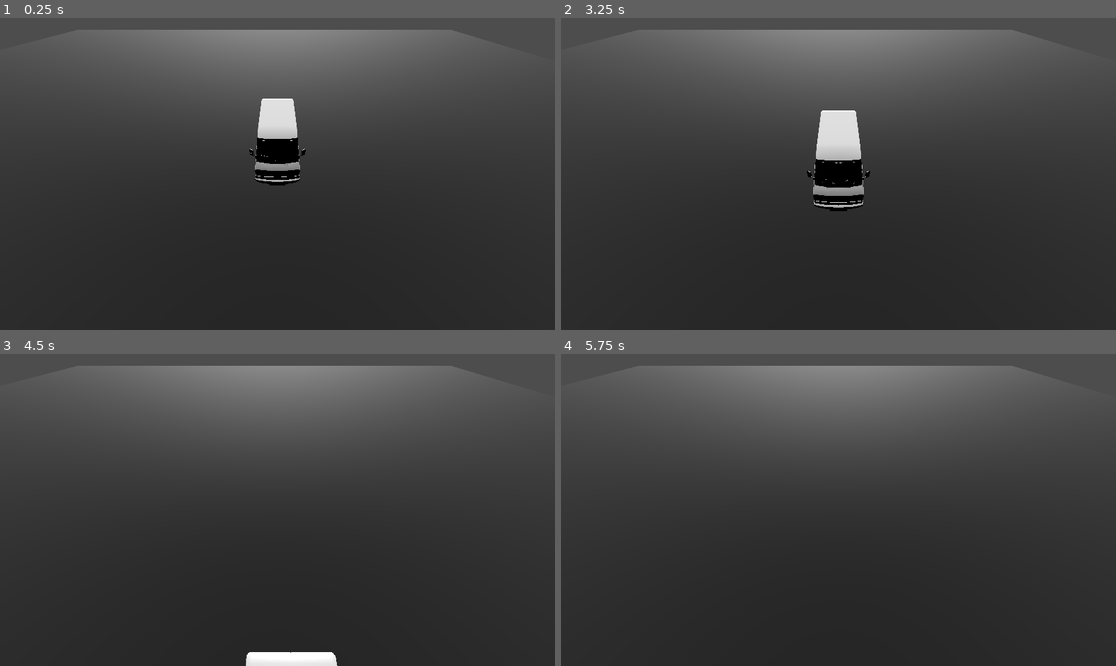
Above: before the commit, frames 1-4 (two rows, left to right).
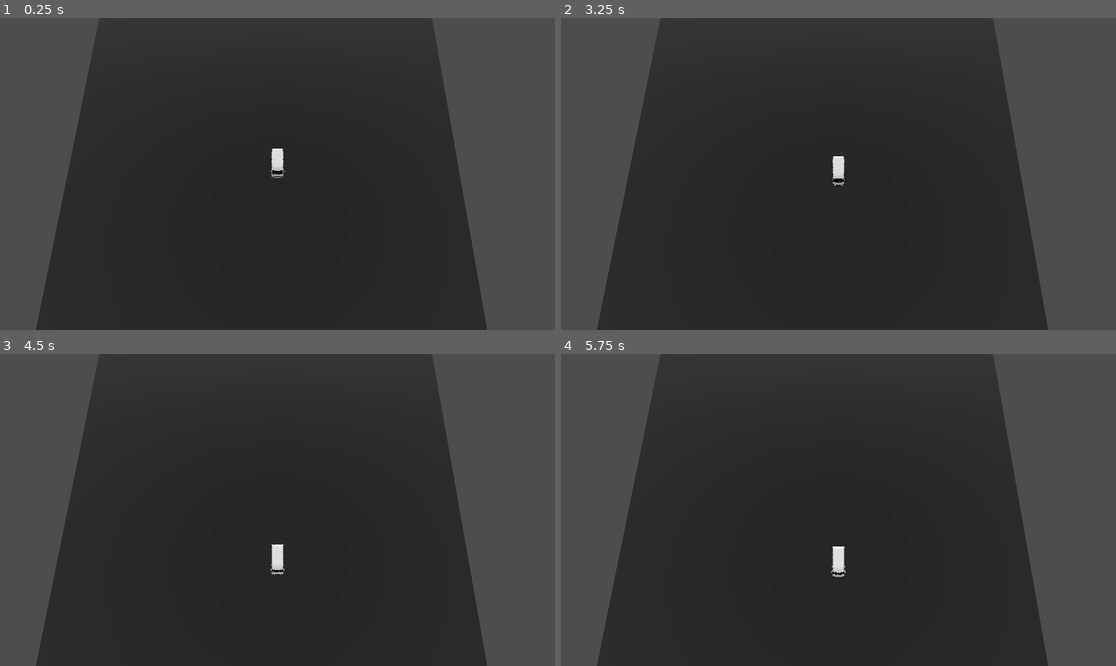
Above: after the commit, the same moments.

Repository: lokasc/SpeedDating
Game: Godot game, scene res://main.tscn
The game is run twice, just before and just after one commit, with the same random seed, the same clock (stepped at 60 frames per second) and the same inputs.
Inputs:
- Up to frame 1 (0.25 s): no input
- Up to frame 2 (3.25 s): tap Enter at 0.5, 2 s; hold D (right) 0.53-1.28 s; hold Space (drift) 0.53-1.28 s; hold A (left) 1.28-2.03 s; tap S (break) at 1.35 s; tap Space (drift) at 1.55, 2.85 s; hold D (right) 2.03-2.78 s; hold Space (drift) 2.03-2.78 s; hold W (accelerate) from 2.78 s (still down)
- Up to frame 3 (4.5 s): release W (accelerate) at 3.53 s; hold S (break) 3.53-4.28 s; hold A (left) from 3.53 s (still down); tap Space (drift) at 3.8, 4.35 s
- Up to frame 4 (5.75 s): keep holding A (left); hold Space (drift) from 5.03 s (still down)

The runs differ from the first frame. In frame 1, 33% of the frame differs, in the area x 0-100%, y 2-100%; in frame 2, 33%; in frame 3, 32%; in frame 4, 32%.

Commit message:
Added drifting

Diff:
--- a/main.tscn
+++ b/main.tscn
@@ -19,7 +19,7 @@
 material = SubResource("StandardMaterial3D_ig7tw")
 
 [node name="Camera3D" type="Camera3D" parent="Map" unique_id=819881689]
-transform = Transform3D(1, 0, 0, 0, 0.7192064, 0.69479644, 0, -0.69479644, 0.7192064, 0, 6.6382456, 9.295419)
+transform = Transform3D(1, 0, 0, 0, 0.19354947, 0.98109055, 0, -0.98109055, 0.19354947, 0, 37.242954, 9.295419)
 
 [node name="DirectionalLight3D" type="DirectionalLight3D" parent="." unique_id=1372002409]
 transform = Transform3D(1, 0, 0, 0, -0.90601987, 0.42323512, 0, -0.42323512, -0.90601987, 0, 19.33, 0)
--- a/player.gd
+++ b/player.gd
@@ -7,13 +7,15 @@
 @export var start_turn_speed : float = 0.5
 @export var max_turn_speed : float = 3
 @export var turn_accel : float = 0.5
-@export var drift_thres: float = 5
-@export var drift_angle: float = 60
-@export var drift_force: float = 5
+@export var drift_thres: float = 1
+@export var drift_force: float = 1.1
+@export var drift_bias: float = 0.8
+@export var drift_friction: float = 15
 
 var current_turn_angle : float = 0
 var current_speed : float = 0
 var current_turn_speed : float = 0
+var initial_drift_angle: Vector3 = Vector3.ZERO;
 
 const SPEED = 5.0
 
@@ -42,24 +44,33 @@
 
 
 	# turning
-	if turn_dir != 0:
-		if is_accelerate:
-			current_turn_speed += turn_accel * delta
-			current_turn_speed = clampf(current_turn_speed, start_turn_speed, max_turn_speed)
+	var dir: Vector3 = global_transform.basis.z;
+	if abs(turn_dir) > 0.01 and is_accelerate:
+		current_turn_speed += turn_accel * delta
+		current_turn_speed = clampf(current_turn_speed, start_turn_speed, max_turn_speed)
+		current_turn_angle = turn_accel * -turn_dir;
+		if (is_drifting && current_speed > drift_thres):
+			# && current_speed > drift_thres
+			current_turn_speed *= drift_force
+			current_turn_angle = -turn_dir * delta * current_turn_speed;
+			var basis_z = global_transform.basis.z
+
+			dir = (initial_drift_angle*(drift_bias) + basis_z*(1-drift_bias)).normalized()
+			current_speed -= drift_friction * delta
+			rotate_y(current_turn_angle)
+
+			# sliding_velocity = Vector3(sin(current_turn_angle), 0, cos(current_turn_angle))
+		else:
 			current_turn_angle = -turn_dir * delta * current_turn_speed
+			initial_drift_angle = dir
 			rotate_y(current_turn_angle)
 	else:
-		current_turn_speed = 0
-
-	var drift_boost: Vector3
-	if is_drifting:
-		if current_speed > drift_thres and turn_dir!=0:
-			var boost_sign = sign(turn_dir)
-			drift_boost = (-transform.basis.z).rotated(Vector3.UP, deg_to_rad(drift_angle) * boost_sign).normalized()
+		current_turn_angle = 0
 
 	# apply speed.
-	var forward_dir = global_transform.basis.z
-	velocity = forward_dir * current_speed + drift_boost*drift_force
+
+
+	velocity = dir*current_speed
 	move_and_slide()
 
 func update_input():
Not shown, changed: .DS_Store
